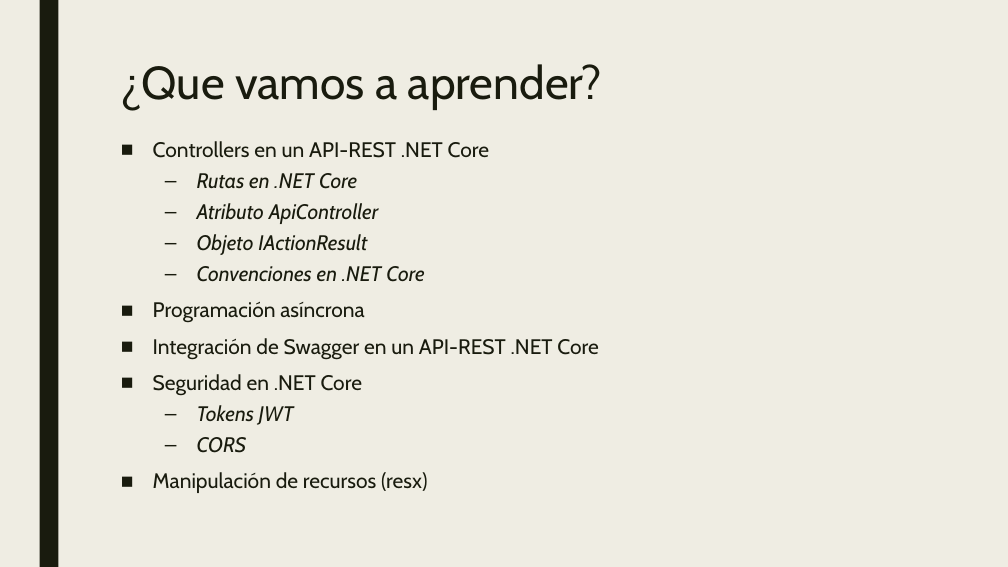
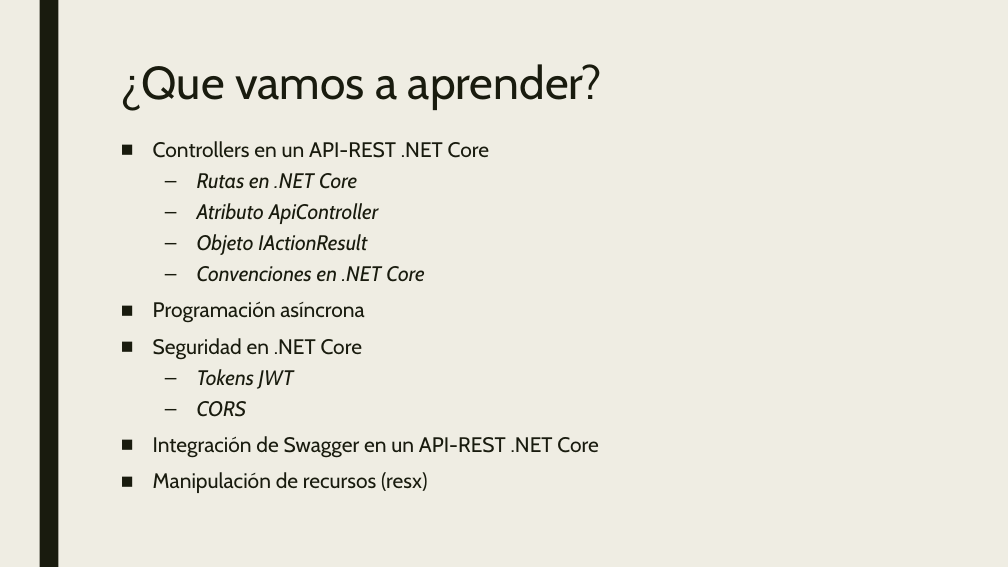
Before and after one commit to dadjh85/Demo4-Curso-.NetCore3.1, a slide deck: slide 2 of doc/Demo4- Curso .NET Core.pptx. Drawn at 1008x567 pixels with LibreOffice and Linux fonts; fonts in the diff are those of the drawing. Boxes give left, top, right and bottom in pixels: in the first picture for what was removed or moved away, otherwise in the second. Text is boxed around its words. In the diff, an @@ line names an element or a change of style, - is before the commit and + after.

Commit message:
* Init segurity .net core

```diff
--- a/doc/Demo4- Curso .NET Core.pptx
+++ b/doc/Demo4- Curso .NET Core.pptx
@@ text at box(153, 338, 598, 360): paragraph removed @@
-■ Integración de Swagger en un API-REST .NET Core
@@ text at box(153, 436, 598, 458): paragraph added @@
+■ Integración de Swagger en un API-REST .NET Core
```
Also in this commit, not shown: 3 slides added, 2 other files.
